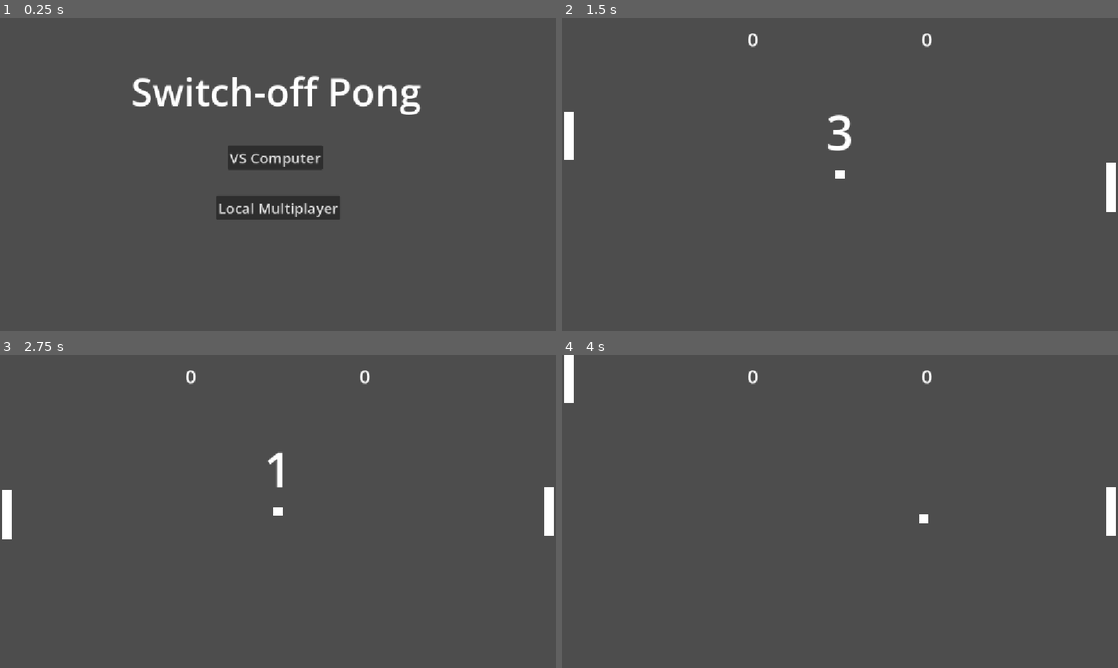
Above: before the commit, frames 1-4 (two rows, left to right).
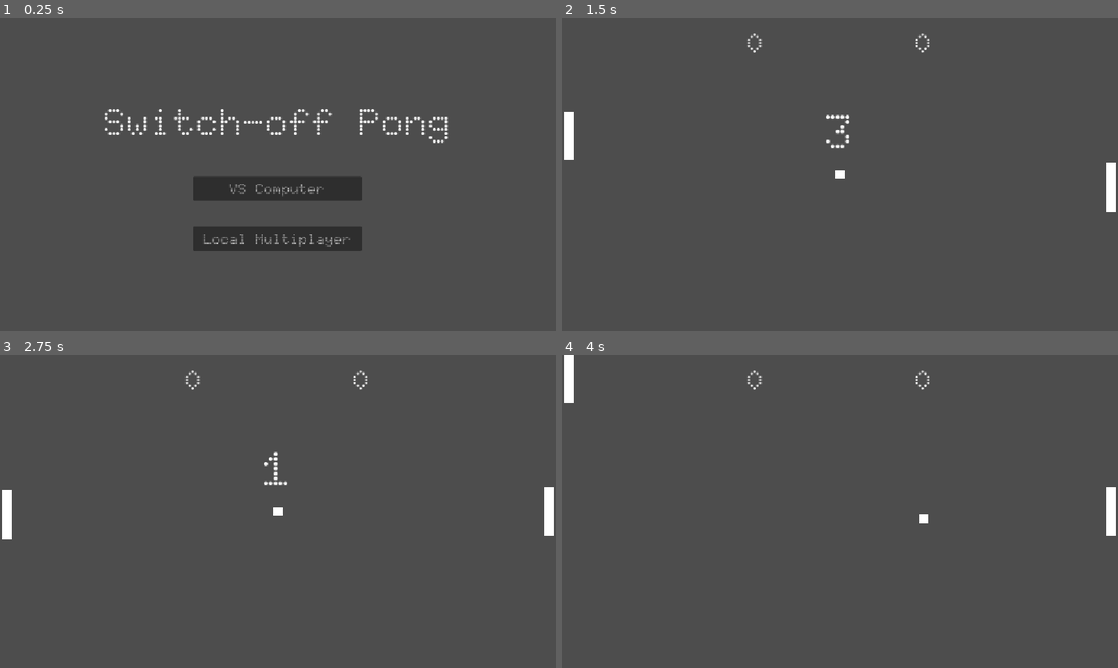
Above: after the commit, the same moments.

Repository: SpykieLucilius/Switch-Off-Pong
Game: Godot game, scene res://start_screen.tscn
The game is run twice, just before and just after one commit, with the same random seed, the same clock (stepped at 60 frames per second) and the same inputs.
Inputs:
- Up to frame 1 (0.25 s): no input
- Up to frame 2 (1.5 s): click "Local Multiplayer" at 0.5 s; tap Enter at 1.25 s; hold W (p1_Up) from 1.28 s (still down); tap Down (p2_Down) at 1.35 s
- Up to frame 3 (2.75 s): release W (p1_Up) at 2.03 s; hold S (p1_Down) from 2.03 s (still down); tap Up (p2_Up) at 2.1 s
- Up to frame 4 (4 s): release S (p1_Down) at 2.78 s; hold W (p1_Up) from 2.78 s (still down); tap Down (p2_Down) at 2.85 s; tap Up (p2_Up) at 3.6 s

The runs differ from the first frame. In frame 1, 9.2% of the frame differs, in the area x 18-81%, y 18-75%; in frame 2, 0.4%; in frame 3, 0.4%; in frame 4, 0.2%.

Commit message:
adding Doto font

Diff:
--- a/main.tscn
+++ b/main.tscn
@@ -4,6 +4,7 @@
 [ext_resource type="Script" uid="uid://ul6705e34rgp" path="res://player_1.gd" id="1_ig7tw"]
 [ext_resource type="Script" uid="uid://dbrfe477enaax" path="res://player_2.gd" id="2_0xm2m"]
 [ext_resource type="Script" uid="uid://bdwe542u6uqp1" path="res://ball.gd" id="3_h2yge"]
+[ext_resource type="FontFile" uid="uid://nk2ryojnnbsa" path="res://Doto_Rounded-Bold.ttf" id="5_lquwl"]
 
 [sub_resource type="RectangleShape2D" id="RectangleShape2D_7dm0k"]
 size = Vector2(20, 100)
@@ -95,7 +96,8 @@
 offset_top = 16.0
 offset_right = 424.0
 offset_bottom = 71.0
-theme_override_font_sizes/font_size = 40
+theme_override_fonts/font = ExtResource("5_lquwl")
+theme_override_font_sizes/font_size = 60
 text = "0"
 
 [node name="ScoreP2" type="Label" parent="." unique_id=1576064277]
@@ -103,7 +105,8 @@
 offset_top = 16.0
 offset_right = 768.0
 offset_bottom = 71.0
-theme_override_font_sizes/font_size = 40
+theme_override_fonts/font = ExtResource("5_lquwl")
+theme_override_font_sizes/font_size = 60
 text = "0"
 horizontal_alignment = 2
 
@@ -112,6 +115,7 @@
 offset_top = 120.0
 offset_right = 1024.0
 offset_bottom = 529.00006
+theme_override_fonts/font = ExtResource("5_lquwl")
 theme_override_font_sizes/font_size = 100
 horizontal_alignment = 1
 vertical_alignment = 1
@@ -131,6 +135,7 @@
 offset_top = 136.0
 offset_right = 776.0
 offset_bottom = 336.0
+theme_override_fonts/font = ExtResource("5_lquwl")
 theme_override_font_sizes/font_size = 100
 horizontal_alignment = 1
 vertical_alignment = 1
--- a/start_screen.tscn
+++ b/start_screen.tscn
@@ -1,31 +1,35 @@
 [gd_scene format=3 uid="uid://b5olk0sxlncs"]
 
 [ext_resource type="Script" uid="uid://cyox188tnr8q1" path="res://start_screen.gd" id="1_ncxyx"]
+[ext_resource type="FontFile" uid="uid://nk2ryojnnbsa" path="res://Doto_Rounded-Bold.ttf" id="2_pevhg"]
 
 [node name="StartScreen" type="Node2D" unique_id=1867895430]
 script = ExtResource("1_ncxyx")
 
 [node name="GameTitle" type="Label" parent="." unique_id=670712785]
-offset_left = 272.0
-offset_top = 96.0
-offset_right = 872.0
-offset_bottom = 206.0
+offset_left = 216.0
+offset_top = 168.0
+offset_right = 936.0
+offset_bottom = 278.0
+theme_override_fonts/font = ExtResource("2_pevhg")
 theme_override_font_sizes/font_size = 80
 text = "Switch-off Pong"
 
 [node name="MultiplayerButton" type="Button" parent="." unique_id=1853372307]
-offset_left = 448.0
-offset_top = 368.0
-offset_right = 705.0
-offset_bottom = 418.0
+offset_left = 400.0
+offset_top = 432.0
+offset_right = 750.0
+offset_bottom = 482.0
+theme_override_fonts/font = ExtResource("2_pevhg")
 theme_override_font_sizes/font_size = 30
 text = "Local Multiplayer"
 
 [node name="ComputerButton" type="Button" parent="." unique_id=1834506094]
-offset_left = 472.0
-offset_top = 264.0
-offset_right = 669.0
-offset_bottom = 314.0
+offset_left = 400.0
+offset_top = 328.0
+offset_right = 750.0
+offset_bottom = 378.0
+theme_override_fonts/font = ExtResource("2_pevhg")
 theme_override_font_sizes/font_size = 30
 text = "VS Computer"
 
Binary file added: Doto_Rounded-Bold.ttf
Not shown, added: Doto_Rounded-Bold.ttf.import
Binary file added: Doto_Rounded-Regular.ttf
Not shown, added: Doto_Rounded-Regular.ttf.import
Binary file added: Doto_Rounded-SemiBold.ttf
Not shown, added: Doto_Rounded-SemiBold.ttf.import
